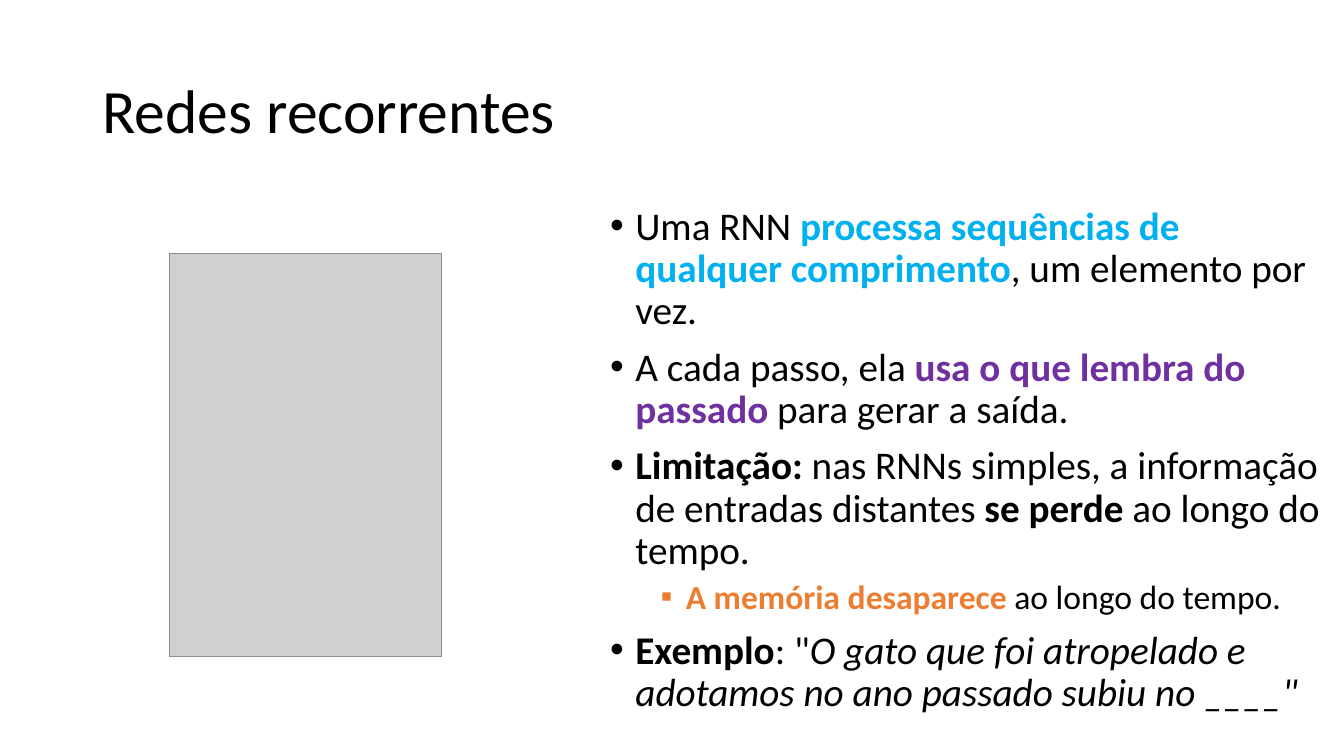
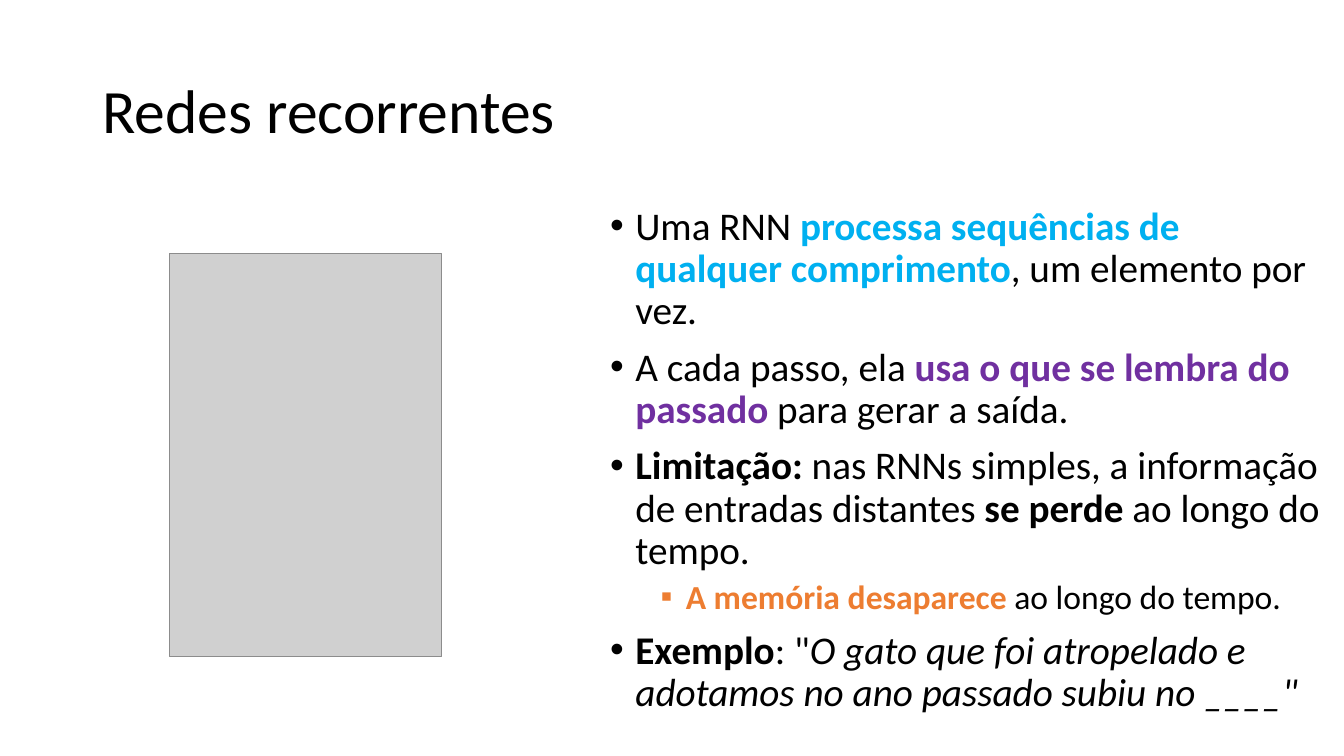
Before and after one commit to zz4fap/c24_inteligencia_artificial, a slide deck: slide 10 of slides/C24_RNN.pptx. Drawn at 1344x756 pixels with LibreOffice and Linux fonts; fonts in the diff are those of the drawing; grey boxes stand for pictures. Boxes give left, top, right and bottom in pixels: in the first picture for what was removed or moved away, otherwise in the second. Text is boxed around its words. In the diff, an @@ line names an element or a change of style, - is before the commit and + after.

```diff
--- a/slides/C24_RNN.pptx
+++ b/slides/C24_RNN.pptx
@@ text at bbox=[635, 353, 1290, 430]: text changed @@
-• A cada passo, ela usa o que lembra do passado para gerar a saída.
+• A cada passo, ela usa o que se lembra do passado para gerar a saída.
```
Also in this commit, not shown: 8 other slides changed, 1 other file.
